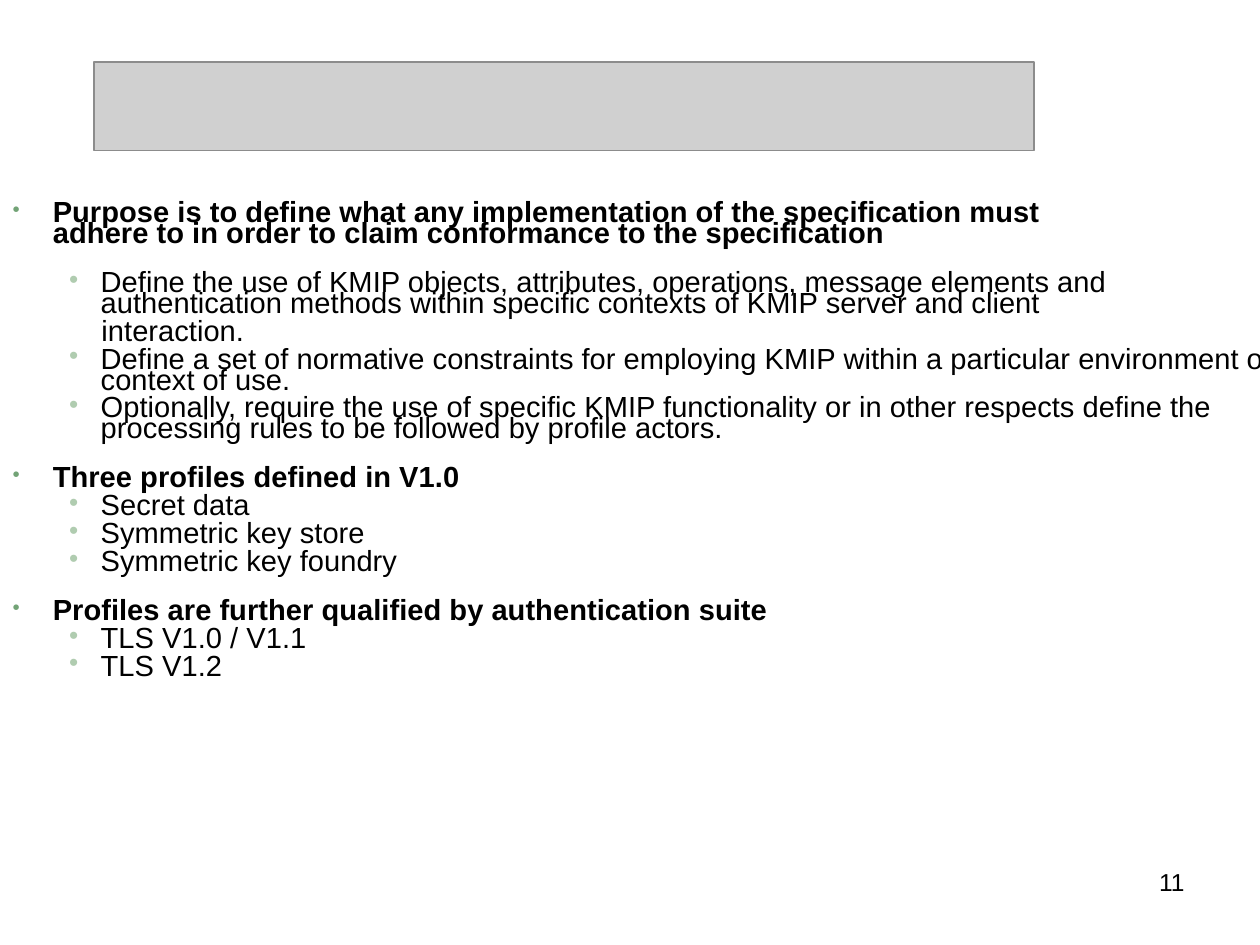
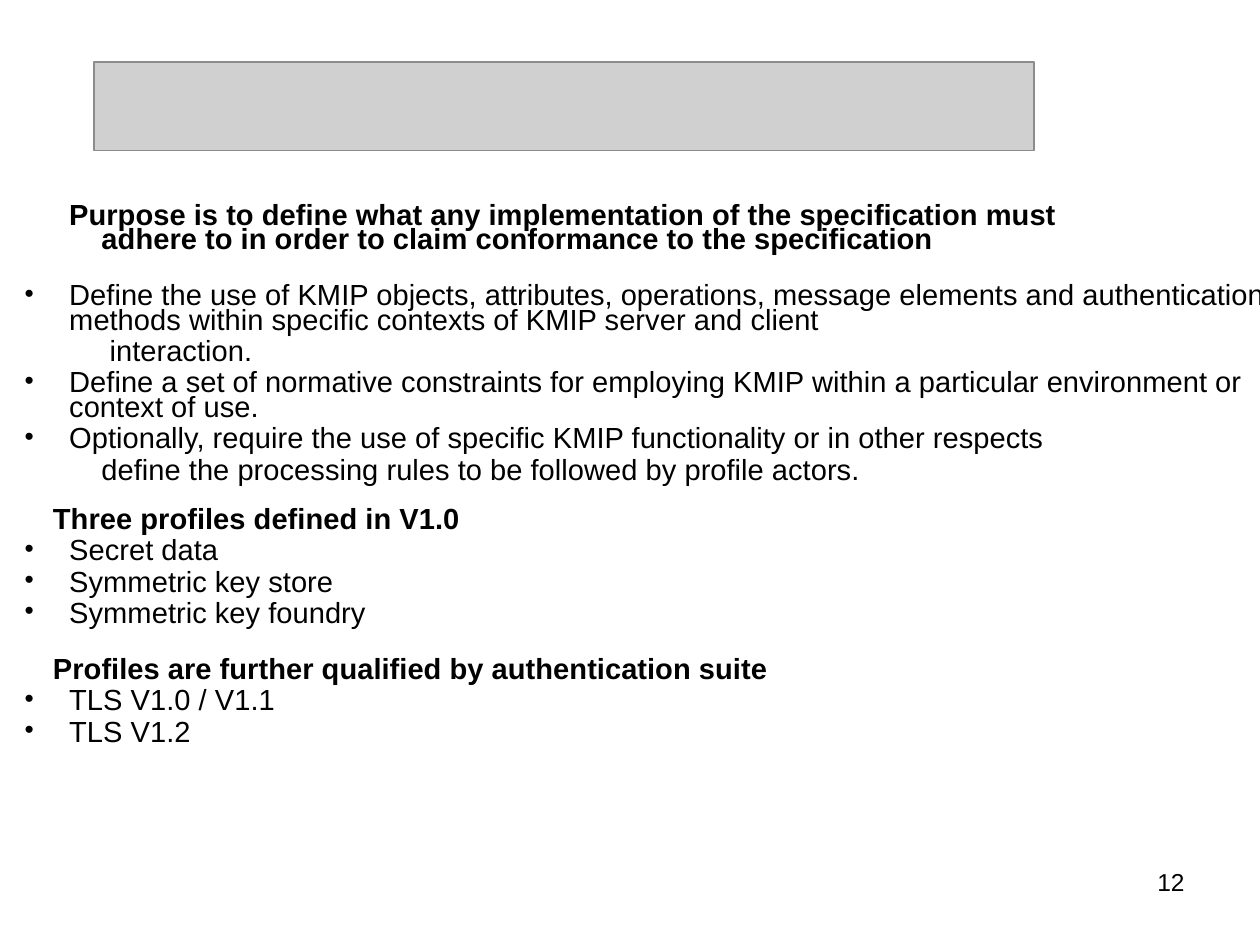
Before and after one commit to sedukull/pykmip-ws, a slide deck: slide 12 of docs/KMIP_Presentation.ppt (slide 11 before the commit). Drawn at 1260x945 pixels with LibreOffice and Linux fonts; fonts in the diff are those of the drawing; grey boxes stand for pictures; background and template pictures are left out. Boxes give left, top, right and bottom in pixels: in the first picture for what was removed or moved away, otherwise in the second. Text is boxed around its words. In the diff, an @@ line names an element or a change of style, - is before the commit and + after.

```diff
--- a/docs/KMIP_Presentation.ppt
+++ b/docs/KMIP_Presentation.ppt
@@ text at [53,204,1260,743]: bullet • to none; list level 1 to 2 in "Purpose is to define what ..."; line spacing 0.6 to 0.7; list level 1 to 2 in "adhere to in order to ..."; indent changed; bullet colour #B0CCB0 to #000000 @@
@@ text at [69,427,1043,485]: text changed @@
-  • Optionally, require the use of specific KMIP functionality or in other respects define the processing rules to be followed by profile actors.
+  • Optionally, require the use of specific KMIP functionality or in other respects
+  define the processing rules to be followed by profile actors.
@@ page number at [1157,874,1184,891]: text changed @@
-11
+12
```
Also in this commit, not shown: 12 other slides changed, 4 slides added, 1 slide removed, 8 other files.
